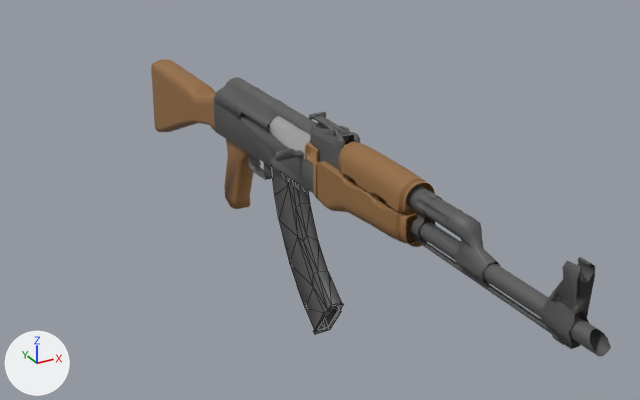
Before and after pictures for a commit that changed the OBJ model resources/maps/ak47.obj.
Rendered twice from a 50 mm lens placed at (-2.52, -4.78, 1.43), pointed at (-0.58, -1.25, -0.33). The lights are fixed; the arrows at lower left show +X, +Y and +Z. Mesh edges are drawn as thin lines on the coarser meshes. Where no turn or scale is listed for an object, it has been applied to the vertices.

The scene before the commit, as lines of its bpy script (objects in view):
```python
ob_chargeur_chargeur_chargeur_ak_47_071 = bpy.data.objects.new('chargeur_chargeur_chargeur_ak-47.071', me_chargeur_chargeur_chargeur_ak_47_071)
ob_chargeur_chargeur_chargeur_ak_47_071.location = (0.0, 0.0, 0.0)
ob_culasse_culasse_culasse_ak_47_067 = bpy.data.objects.new('culasse_culasse_culasse_ak-47.067', me_culasse_culasse_culasse_ak_47_067)
ob_culasse_culasse_culasse_ak_47_067.location = (0.0, 0.0, 0.0)
ob_poignee_poignee_poignee_ak_47_004 = bpy.data.objects.new('poignee_poignee_poignee_ak-47.004', me_poignee_poignee_poignee_ak_47_004)
ob_poignee_poignee_poignee_ak_47_004.location = (0.0, 0.0, 0.0)
```
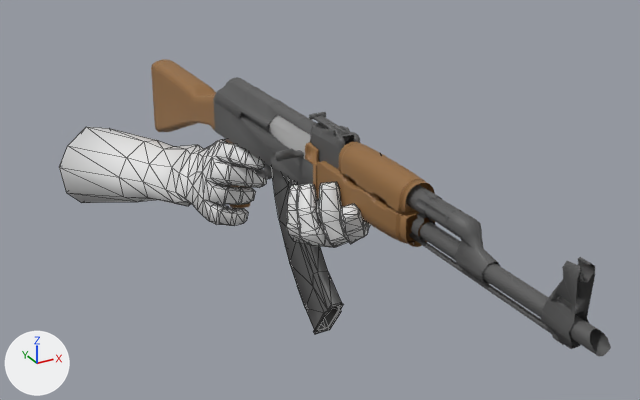
Diff of the bpy script that builds the scene:
```diff
--- a/resources/maps/ak47.obj.py
+++ b/resources/maps/ak47.obj.py
@@ mat_default_obj_none @@
+mat_default_obj_none = principled_material('Default_OBJ_NONE')
+mat_default_obj_none.base_color = (0.8, 0.8, 0.8)  # white #e7e7e7
+mat_default_obj_none.roughness = 0.526
@@ me_armmesh_mesh @@
+me_armmesh_mesh.from_pydata(...)  # 636 vertices, 1264 faces; spans x -1.43..0.1, y -2.08..0.83, z -0.93..0.13
+me_armmesh_mesh.polygons.foreach_set('use_smooth', [True] * 1264)
+me_armmesh_mesh.materials.append(mat_default_obj_none)  # white #e7e7e7
@@ ob_armmesh_mesh @@
+ob_armmesh_mesh = bpy.data.objects.new('armmesh_Mesh', me_armmesh_mesh)
+ob_armmesh_mesh.location = (0.0, 0.0, 0.0)
```

Location of each change, (x1, y1, x2, y2) in pixels of the pictures (640 x 400 px):
'armmesh_Mesh', added
    after: (59, 127, 370, 247)
